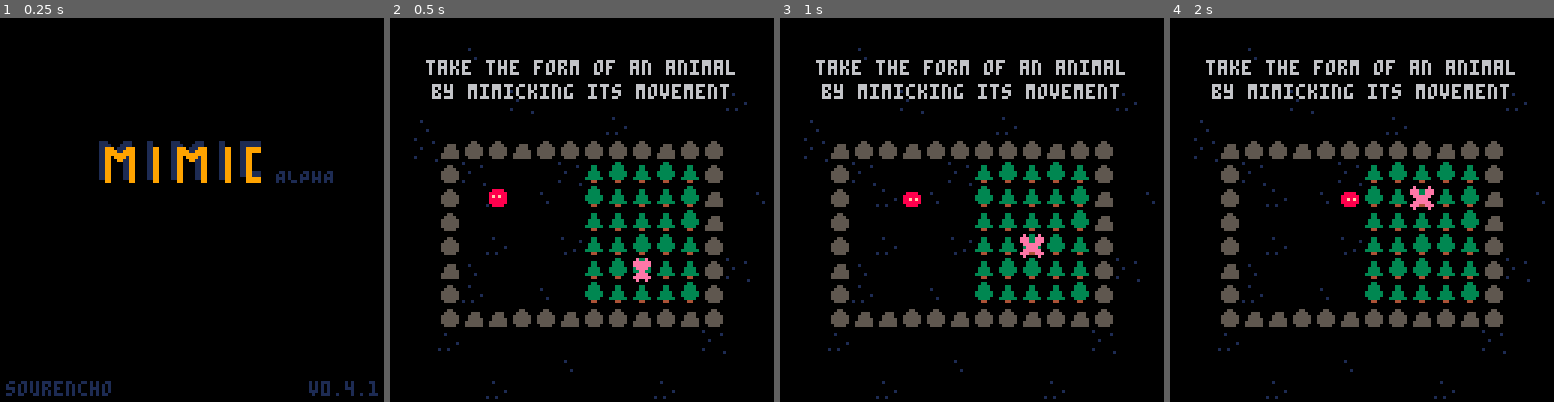
Above: before the commit, frames 1-4 (left to right).
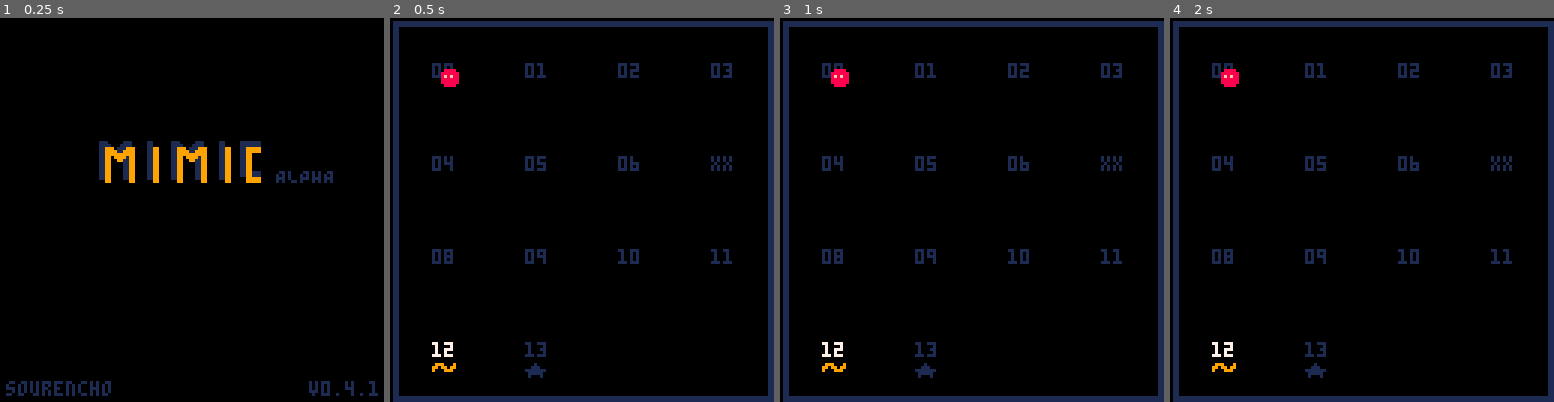
Above: after the commit, the same moments.

Repository: sourencho/mimic
Game: PICO-8 cartridge mimic.p8
Same seed, same stepped clock (60 frames per second), same inputs: the game is played once before the commit and once after it.
Inputs:
- Up to frame 1 (0.25 s): no input
- Up to frame 2 (0.5 s): tap X (X key) at 0.33 s
- Up to frame 3 (1 s): tap O (Z key) at 0.7 s
- Up to frame 4 (2 s): tap X (X key) at 1.07, 1.85 s; hold Right from 1.6 s (still down); tap O (Z key) at 1.7 s

Frame 1 is identical in both runs. In frame 2, 21% of the frame differs, in the area x 0-100%, y 0-100%; in frame 3, 21%; in frame 4, 21%.

Commit message:
New manish level

Diff:
--- a/mimic.p8
+++ b/mimic.p8
@@ -9,10 +9,10 @@
 -- DATA
 
 -- SETTINGS
-start_level = 11
-level_count = 12
+start_level = 12
+level_count = 14
 skip_levels = {7}
-skip_tutorial = false
+skip_tutorial = true
 
 tutorial_level = 15
 tutorial_speed = 20
@@ -2207,37 +2207,37 @@
 26b70605061614051526769425350437000000000000500000000000000000001414141414141414071414141414141400000000000000000000000000000000
 060606060606060615051515060606060000000000000000000000000000000084878484849784c6061616160606060600000000000000000000000000000000
 16750626160516161615157515373437000000000000000000000000000000001414141414141414141414141414141400000000000000000000000000000000
-161616161616060606060606f6e5f6e6000000000000000000000000000000000505050505050505050505050505050500000000000000000000000000000000
+16060616061616061675060714141616000000000000000000000000000000000505050505050505050505050505050500000000000000000000000000000000
 06060606060606060606e5f5f4f4f5e5000000000000000000000000000000001414141414141414141414141414141414000000000000000000000000000000
-161616240606061626e4e50606f6e4f4000000000000000000000000000000000505050505050505050505050505050500000000000000000000000000000000
+060614171406160607a7161624748497000000000000000000000000000000000505050505050505050505050505050500000000000000000000000000000000
 f4f5f4f4f4e4061606f4e5f4f4e4f4e4000000000000000000000000000000001414140714141414141414141414141414000000000000000000000000000000
-16162427160606060606f6f5e5f704f7000000000000000000000000000000000505502121212121212121212121050500000000000000000000000000000000
+16140727140524142575161616b70616000050000000000000000000000000000505502121212121212121212121050500000000000000000000000000000000
 f4f416f5f4e4e4f4e5f4e4e4f4f4f4f5000000000000000000000000000000001414141414141414141414141414141414000000000000000000000000000000
-162424241406e6e40606060606e6f7f4005000000000000000000000000000000505500505050505050505050505050500000000000000000000000000000000
+06241414051514142476878484961607000000000000000000000000000000000505500505050505050505050505050500000000000000000000000000000000
 e4e5f5e5f5e4f4f4e5f4f5f404e4f5e4000000000000000000000000000000001414141414271414141414141414171414000000000000000000000000000000
-06060624170606e6e5f6e50606f4e6f7000000000000000000000000000000000505500531313131313131313131050500000000000000000000000000000000
+06142724051525142514f4e6e7751614000000000000000000000000000000000505500531313131313131313131050500000000000000000000000000000000
 060606e5e5e5f4f4e4f4e4e5e5f4e4e4000000000000000090000000000000001407141414141414141714141414141414000000000000000000000000000000
-06060606061606060606e506e5f4e6e5000000000000000000000000000000000505500531050505050505050531050500000000000000000000000000000000
+16141705051514e5e7e6e6e7f4a70617000000000000000000000000000000000505500531050505050505050531050500000000000000000000000000000000
 0606161524f4f5f4e4f4f4f4f4f5e5e5000000000000000000000000000000001427150505150505050505150505141414000000000000000000000000000000
-84878487849416160606f6e4e5f6e5f5000000000000000000000000000000000505500531050505050505050531050500000000000000000000000000000000
+84940505050505e6f6e6e6e6f6769406000000000072000000000000000000000505500531050505050505050531050500000000000000000000000000000000
 e406061525e4e5f4f4f4f5f5e5f5f5e5000000000000000000000000000000001414052714141427160616061605141414000000000000000000000000000000
-060606060676c40606f7e5f417f4f7f4000000000000000000000000000000000505500531313131212121500531050500000000000000000000000000000000
+1676878494051505e6e7e4e6e6e676c4000000000000000000000000000000000505500531313131212121500531050500000000000000000000000000000000
 e406061524f4f4e5f4f4f4e4f5f5e4e4000000000000000000000000000000001414051417140714061616160615140714000000500000000000000000000007
-050506060606750616e6f407f4e6f4f6000000000000000000000000000000000505500505050505050505500531050500000000000000000000000000000000
+14061407a694051515f6f407e7e6f675000000000000000000000000000000000505500505050505050505500531050500000000000000000000000000000000
 e40616151424e5f5e5e5f4f4f4f5f5e5000051720000000000000000000010001414051414141414161616160615141414000000000000000000000000000000
-051525050606750616f6f5e5f6e6f4e5000000000000000000000000000000000505500505050505050505500531050500000000000000000000000000000000
+0706061416751505f6e7e6e5e67484c6000000530000000000009000000000000505500505050505050505500531050500000000000000000000000000000000
 f4061616140724251414141424f5e4f5000000000000000000000000000000001414051417141424161606061605141414000000000000000000000000000000
-150505050506b70616f4f7f5f4f7f624000000000000000000000000000000000505505050505050505050500531050500000000000000000000000000000000
+1427161616a7e5e7e6f4e7e6e6b71606000000000000000000000000000000000505505050505050505050500531050500000000000000000000000000000000
 0616061414171407241424141414f5f4000000000000000000000000000000001414150714141414160606161605271414000000000000000000510000000000
-051505251606751606f6e6e524e4e5e5000000000000005100009000000000000505050505050505050505050531050500000000000000000000000000000000
+141406161676c4f6e6e604f6e6751614000000000000000000000000000000000505050505050505050505050531050500000000000000000000000000000000
 0607141414140714141414141414e4e4000000000000000000000000000000001414051714140714061616160605141414000000000000000000000000000000
-151505167484d6f6e4f6f4e6e4f7f4f7000000000000000000000000000000000505313131313131313131313131050500000000000000000000000000000000
+14141406160675e6e7e6e6e6f6751617000000000000000000000000000000000505313131313131313131313131050500000000000000000000000000000000
 0614071414071414241414141414f4e5000000000000000000000000000000001414051515050515050515051505141414000000000212420212422200000000
-0525050675e5f7e474878494f6748484000000000000000000000000000000000505050505050505050505050505050500000000000000000000000000000000
+14141417060695848794e4e674d60614000000000000000000000000000000000505050505050505050505050505050500000000000000000000000000000000
 0614141414141714141414140714f5e5000050000000000000000000000000001414171414141414141414141427141414000000000313430313432300000000
-05050506768784849616067684d60606000000000000000000000000000000000505050505050505050505050505050500000000000000000000000000000000
+140714141406a7160675f674d6161614000000000000000000000000000000000505050505050505050505050505050500000000000000000000000000000000
 0614241414141414141417141414f5e4000000000000000000000000000000001414141414141407141414141414141414000000000000000000000000000000
-15051505160506167506060606060606000000000000000000000000000000000505050505050505050505050505050500000000000000000000000000000000
+271414142706751616a684c616161407000000000000000000000000000000000505050505050505050505050505050500000000000000000000000000000000
 0606060606060606060606060606e5e4000000000000000000000000000000001414141417141414141414171414141414000000000000000000000000000000
 
 
